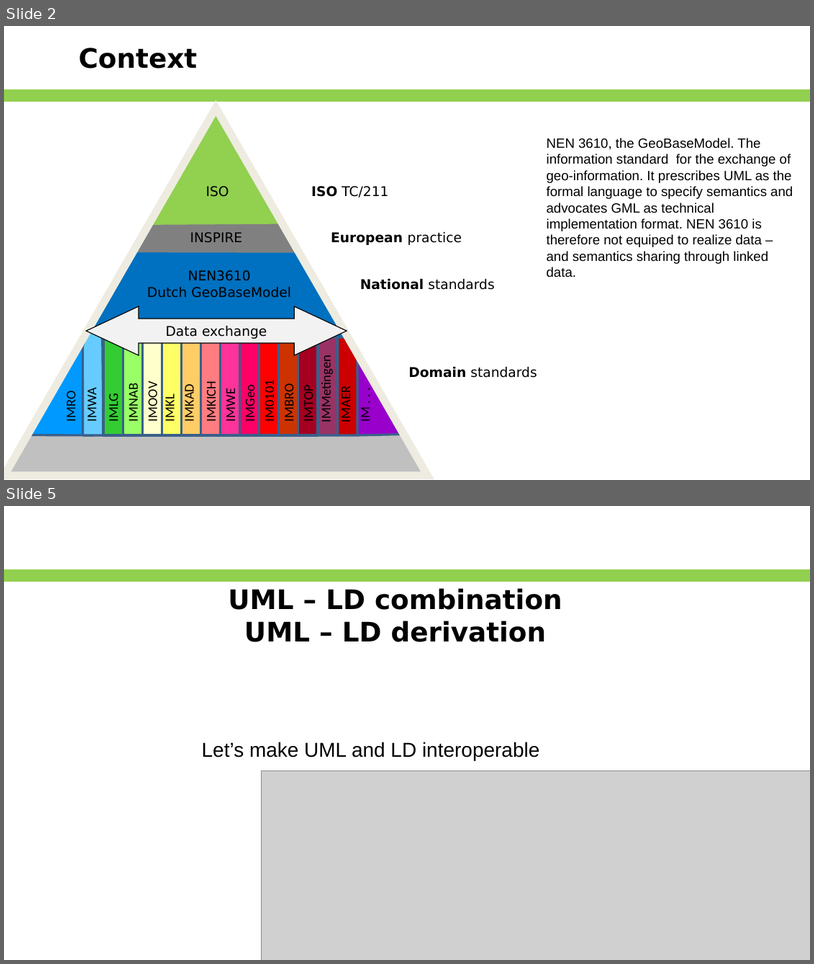
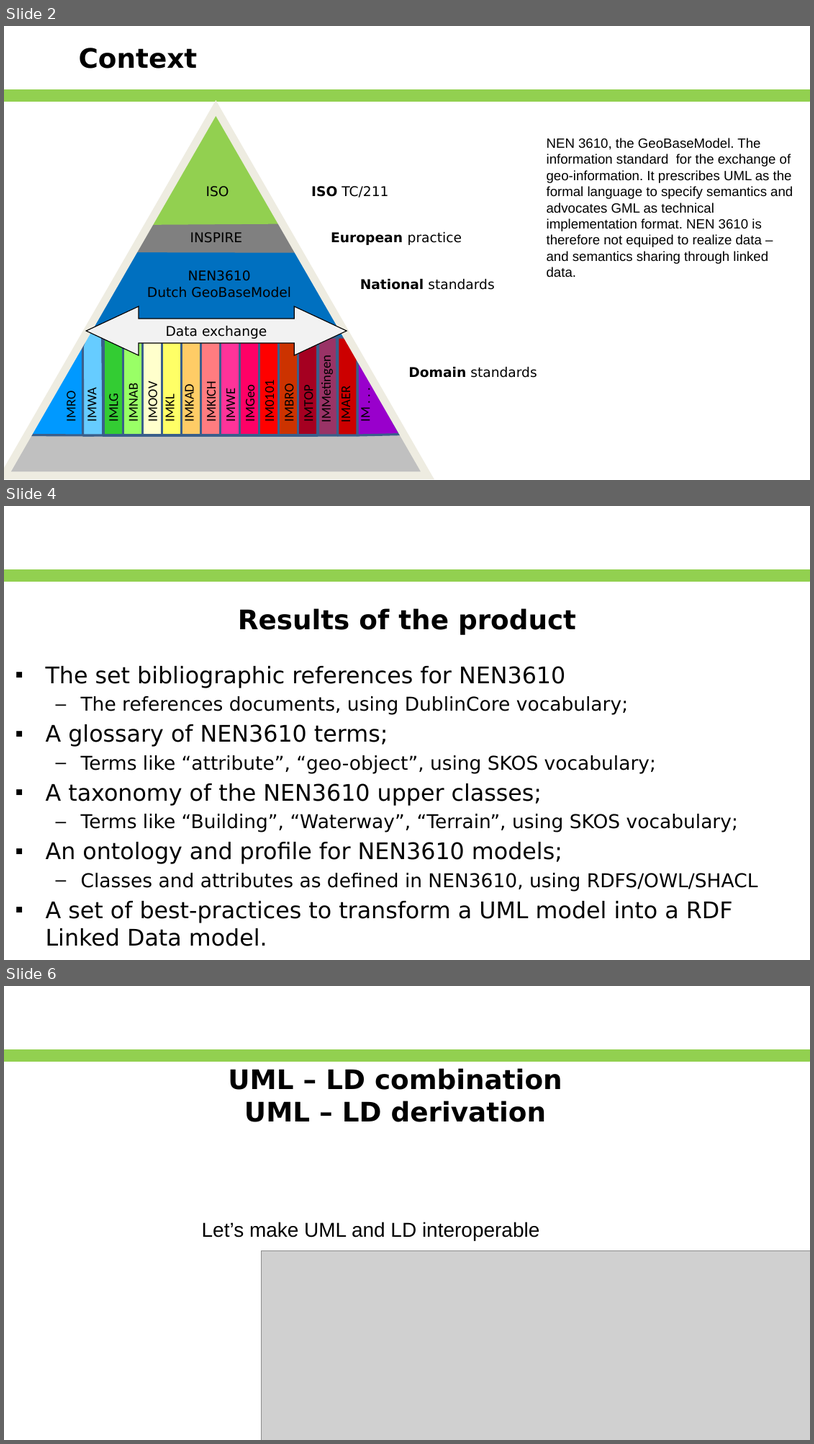
Before and after one commit to Geonovum/NEN3610-Linkeddata, a slide deck: Presentations/NEN3610-LD and ISO19103.pptx. Shown one above the other, each under a label of ours: slides 2 and 5 before the commit, slides 2, 4 and 6 after it; the slides between them are not shown. The pictures are 814x964 and 814x1444 pixels, drawn with LibreOffice and Linux fonts; fonts in the diff are those of the drawing; grey boxes stand for pictures; background and template pictures are left out. Boxes give left, top, right and bottom in pixels: in the first picture for what was removed or moved away, otherwise in the second. Text is boxed around its words. In the diff, an @@ line names an element or a change of style, - is before the commit and + after.

```diff
--- a/Presentations/NEN3610-LD and ISO19103.pptx
+++ b/Presentations/NEN3610-LD and ISO19103.pptx
@@ slide 4 added at box(4, 506, 810, 960), background #FFFFFF; not listed: 1 template element that a slide beside it also shows @@
@@ title added at box(238, 608, 576, 635), 24 pt, text #000000, bold @@
+Results of the product
@@ text added at box(46, 666, 759, 946), 17 pt, text #000000 @@
+▪ The set bibliographic references for NEN3610
+  – The references documents, using DublinCore vocabulary;
+▪ A glossary of NEN3610 terms;
+  – Terms like “attribute”, “geo-object”, using SKOS vocabulary;
+▪ A taxonomy of the NEN3610 upper classes;
+  – Terms like “Building”, “Waterway”, “Terrain”, using SKOS vocabulary;
+▪ An ontology and profile for NEN3610 models;
+  – Classes and attributes as defined in NEN3610, using RDFS/OWL/SHACL
+▪ A set of best-practices to transform a UML model into a RDF Linked Data model.
@@ what was slide 5 is now slide 6 @@
```
Also in this commit, not shown: 7 slides changed.
